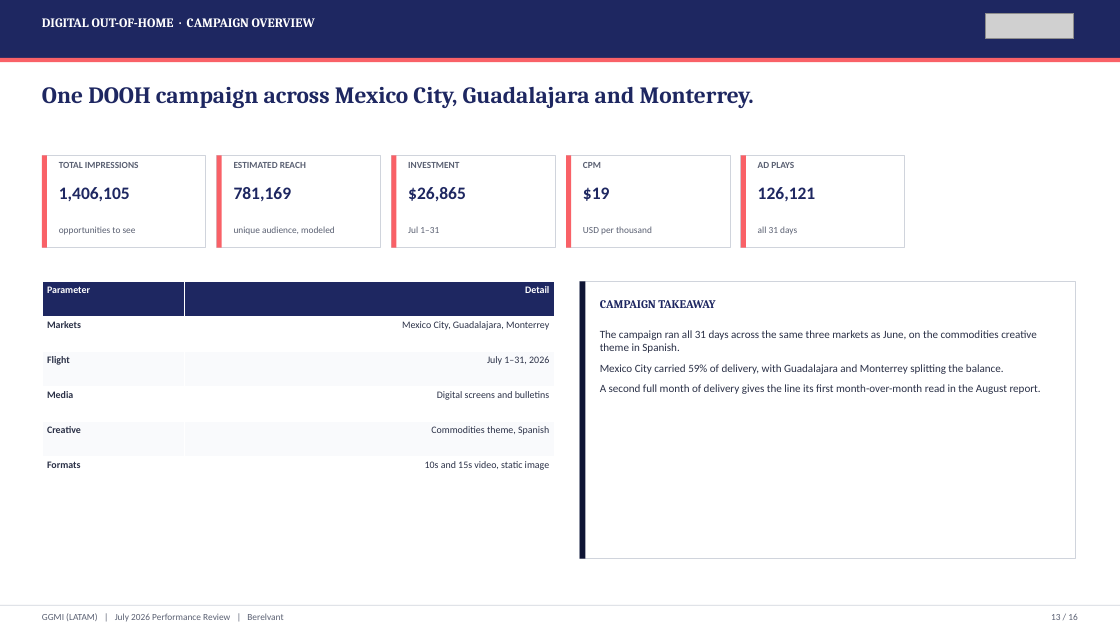
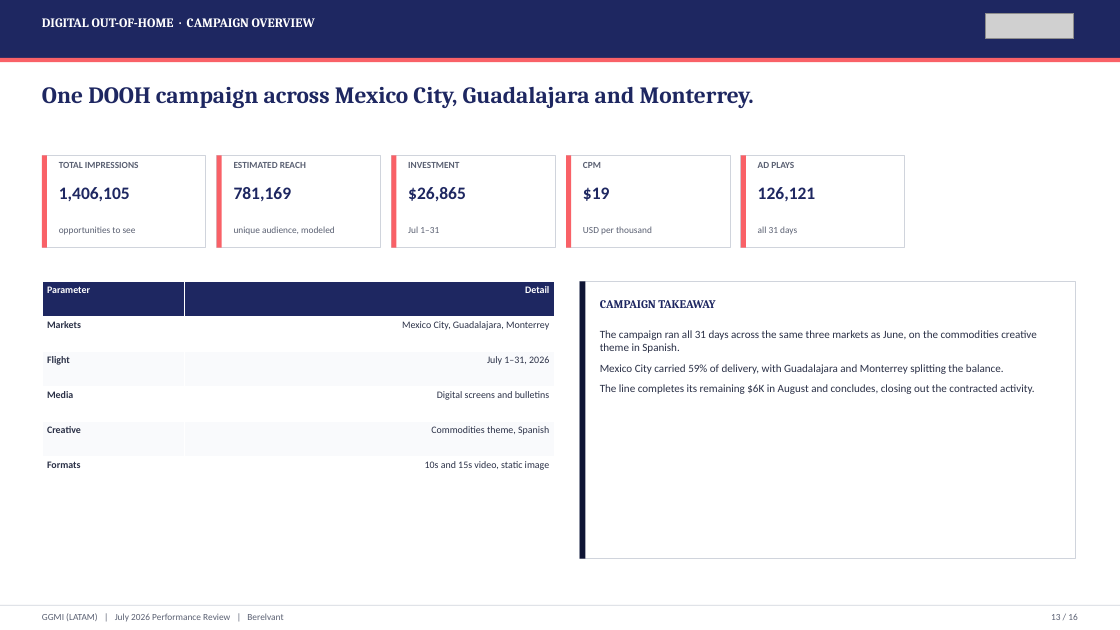
Before and after one commit to hablapro/brlvnt-reporting-hub, a slide deck: slide 13 of reports/forex/ggmi/2026-07/output/GGMI_LATAM_July_2026_Performance_Review.pptx. Drawn at 1120x630 pixels with LibreOffice and Linux fonts; fonts in the diff are those of the drawing; grey boxes stand for pictures. Boxes give left, top, right and bottom in pixels: in the first picture for what was removed or moved away, otherwise in the second. Text is boxed around its words. In the diff, an @@ line names an element or a change of style, - is before the commit and + after.

```diff
--- a/reports/forex/ggmi/2026-07/output/GGMI_LATAM_July_2026_Performance_Review.pptx
+++ b/reports/forex/ggmi/2026-07/output/GGMI_LATAM_July_2026_Performance_Review.pptx
@@ text at (x1=600, y1=384, x2=1034, y2=394): text changed @@
-A second full month of delivery gives the line its first month-over-month read in the August report.
+The line completes its remaining $6K in August and concludes, closing out the contracted activity.
```
Also in this commit, not shown: 11 other slides changed, 1 slide added, 1 slide removed, 8 other files.
